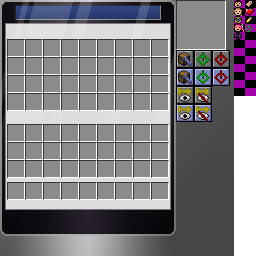
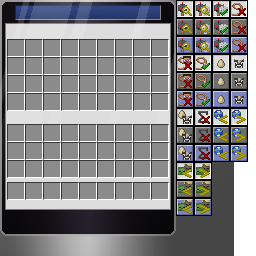
Revision of a layered 256px x 256px image; what changed, layer by layer:
hid "info_icons" over (176, 0, 254, 50)
hid "info_icons_bg" over (234, 0, 256, 96)
added group "selection_smart_btn" with 19 layers above "selection_info_btn" over (176, 0, 248, 216)
added group "count" with 5 layers in group "selection_smart_btn" over (178, 110, 246, 214)
added layer "indiv_greater" in group "count" over (196, 164, 210, 214)
added layer "indiv_lesser" in group "count" over (178, 164, 192, 214)
added layer "global_greater" in group "count" over (232, 110, 246, 160)
added layer "global_lesser" in group "count" over (214, 110, 228, 160)
added layer "no_count" in group "count" over (198, 111, 210, 160)
added group "child" with 3 layers in group "selection_smart_btn" over (178, 59, 244, 160)
added layer "children_adults" in group "child" over (178, 110, 192, 160)
added layer "adults" in group "child" over (234, 59, 244, 104)
added layer "cildren" in group "child" over (217, 59, 225, 104)
added group "tameable" with 3 layers in group "selection_smart_btn" over (178, 3, 246, 106)
added layer "accept_all" (1st of 2, in "selection_smart_btn" › "tameable") in group "tameable" over (196, 57, 210, 106)
added layer "ignore_player" in group "tameable" over (178, 56, 192, 106)
added layer "ignore_all" in group "tameable" over (232, 3, 246, 52)
added group "turret" with 3 layers in group "selection_smart_btn" over (178, 2, 228, 52)
added layer "accept_all" (2nd of 2, in "selection_smart_btn" › "turret") in group "turret" over (214, 2, 228, 52)
added layer "ignore_all_icon" in group "turret" over (196, 2, 210, 52)
added layer "ignore_same_icon" in group "turret" over (178, 2, 192, 52)
added layer "button_bg" (1st of 3, in "selection_smart_btn") in group "selection_smart_btn" over (176, 0, 248, 216)
hid group "selection_info_btn" (6 layers) over (177, 50, 230, 122)
